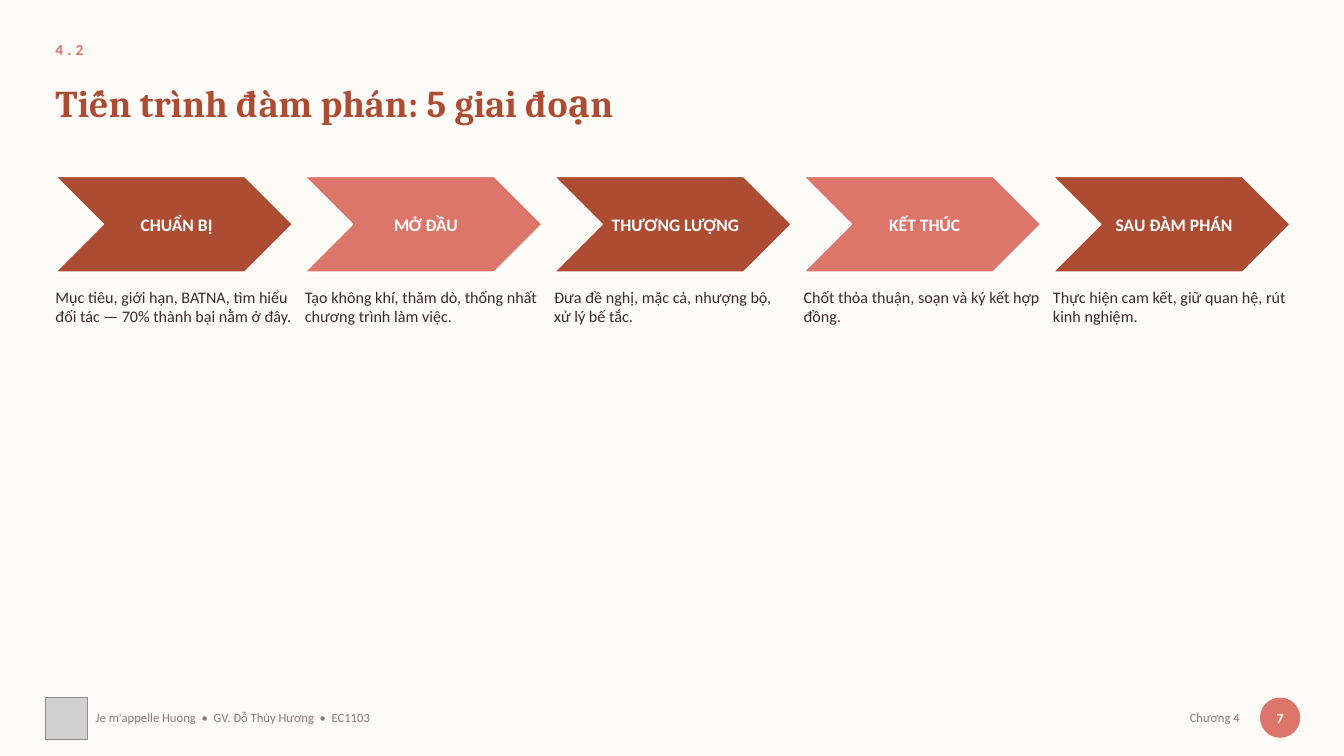
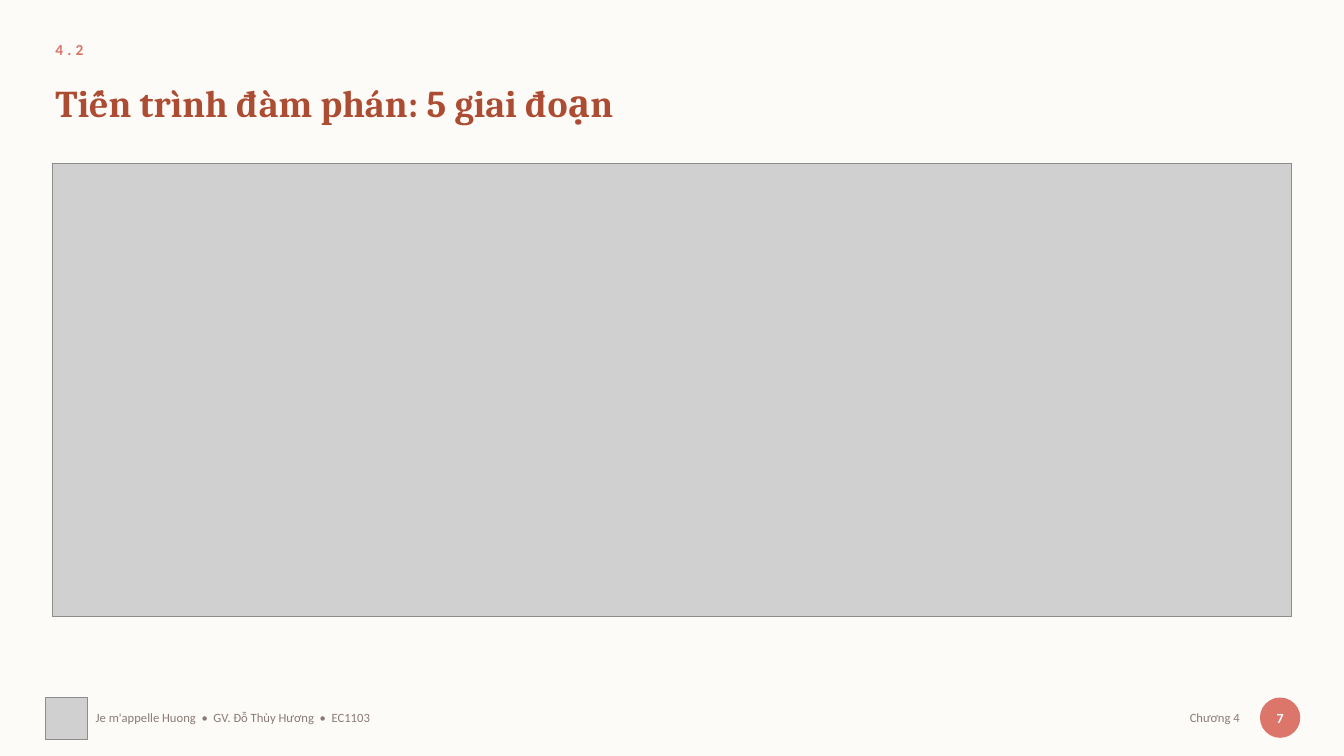
Before and after one commit to thuyhuongctu/ComDraft, a slide deck: slide 9 of slides/04-dam-phan.pptx. Drawn at 1344x756 pixels with LibreOffice and Linux fonts; fonts in the diff are those of the drawing; grey boxes stand for pictures. Boxes give left, top, right and bottom in pixels: in the first picture for what was removed or moved away, otherwise in the second. Text is boxed around its words. In the diff, an @@ line names an element or a change of style, - is before the commit and + after.

Commit message:
Sửa lỗi mục lục Chương 4 và chuẩn hóa nhịp trình bày cả bộ
Chương 4 mất slide mục lục: hàm dò slide trong add_images.py so khớp
trên toàn bộ chữ của slide, mà slide mục lục lại liệt kê tên mọi mục
của chương nên luôn khớp trước. Hình tiến trình đàm phán vì thế đè lên
mục lục và xóa mất nội dung, còn slide đúng thì bỏ trống.

Cùng nguyên nhân, find_idx trong apply_upgrade.py chèn slide phân cách
ngay trước mục lục thay vì trước mục nội dung — Chương 3 bị đảo thứ tự
3.2, 3.3-3.4 rồi mới tới 3.1.

Đã sửa:
• add_images.py, apply_upgrade.py — chỉ dò trong vùng tiêu đề và bỏ qua
  hẳn slide mục lục cùng slide mục tiêu
• design.js — giới hạn bước nhảy của numList để chương ít mục không bị
  giãn dòng gấp rưỡi chương nhiều mục
• make_figs.py — hình tiến trình đàm phán thêm dòng kết quả cần có của
  mỗi giai đoạn, tỉ lệ từ 3,46 về 2,74 cho khớp hình các chương khác
• mục lục Chương 4 viết đủ ý như mục lục Chương 1
• bổ sung scripts/build_decks.js mà README có nhắc nhưng còn thiếu

Dựng lại toàn bộ 8 tệp từ nguồn đã sửa. Kiểm định pptx_delivery_check:
8/8 passed, 0 lỗi 0 cảnh báo. Không còn slide nào hụt nội dung quá 1,5
inch ở các chương.

```diff
--- a/slides/04-dam-phan.pptx
+++ b/slides/04-dam-phan.pptx
@@ picture added at (52,163,1293,616) @@
@@ chevron removed at (55,176,292,272) @@
@@ chevron removed at (304,176,541,272) @@
@@ chevron removed at (555,176,791,272) @@
@@ chevron removed at (804,176,1041,272) @@
@@ chevron removed at (1054,176,1291,272) @@
@@ text removed at (141,217,212,234) @@
-CHUẨN BỊ
@@ text removed at (394,217,457,231) @@
-MỞ ĐẦU
@@ text removed at (612,218,739,234) @@
-THƯƠNG LƯỢNG
@@ text removed at (889,217,960,231) @@
-KẾT THÚC
@@ text removed at (1116,217,1232,231) @@
-SAU ĐÀM PHÁN
@@ text removed at (55,290,292,325) @@
-Mục tiêu, giới hạn, BATNA, tìm hiểu đối tác — 70% thành bại nằm ở đây.
@@ text removed at (305,291,537,325) @@
-Tạo không khí, thăm dò, thống nhất chương trình làm việc.
@@ text removed at (554,291,772,325) @@
-Đưa đề nghị, mặc cả, nhượng bộ, xử lý bế tắc.
@@ text removed at (804,291,1039,325) @@
-Chốt thỏa thuận, soạn và ký kết hợp đồng.
@@ text removed at (1053,291,1285,325) @@
-Thực hiện cam kết, giữ quan hệ, rút kinh nghiệm.
```
Also in this commit, not shown: 2 other slides changed, 14 other files.
